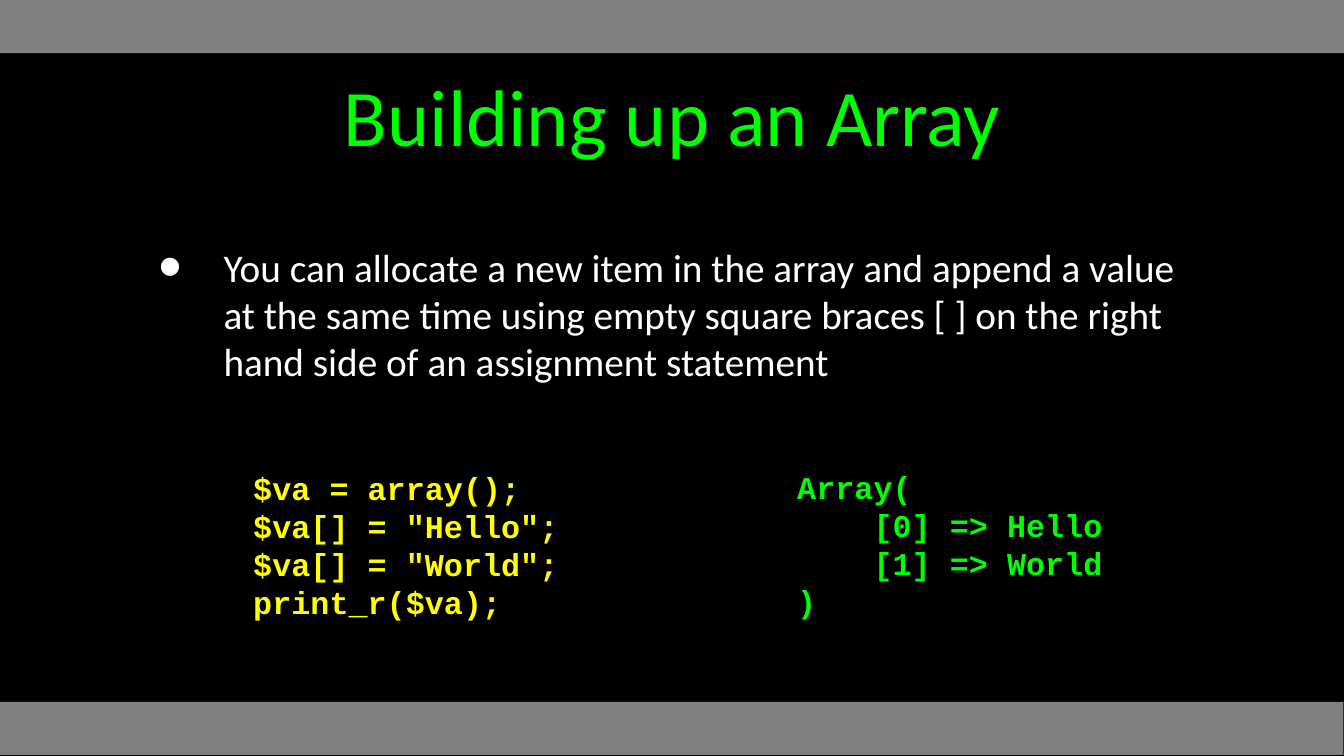
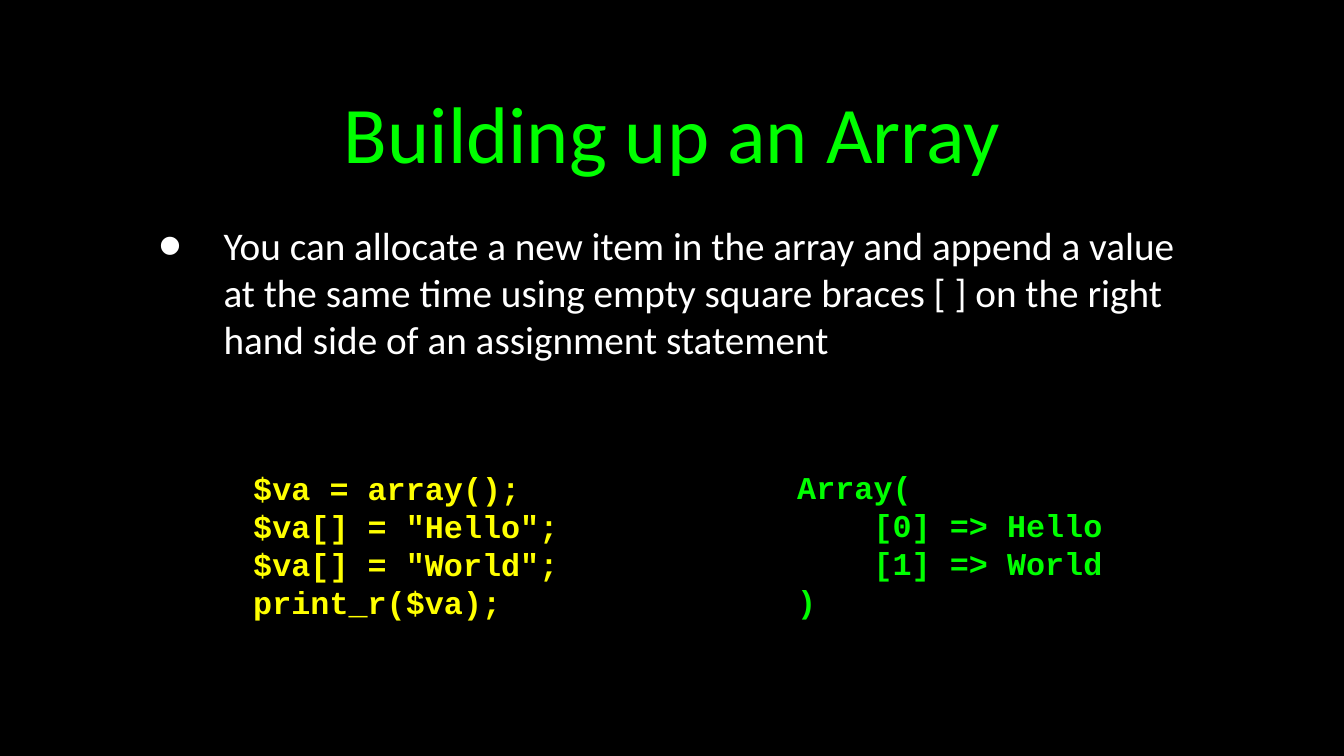
Before and after one commit to csev/wa4e, a slide deck: slide 7 of lectures/PHP-04-Arrays.ppt. Drawn at 1344x756 pixels with LibreOffice and Linux fonts; fonts in the diff are those of the drawing. Boxes give left, top, right and bottom in pixels: in the first picture for what was removed or moved away, otherwise in the second. Text is boxed around its words. In the diff, an @@ line names an element or a change of style, - is before the commit and + after.

```diff
--- a/lectures/PHP-04-Arrays.ppt
+++ b/lectures/PHP-04-Arrays.ppt
@@ rectangle removed at (x1=0, y1=0, x2=1344, y2=54) @@
@@ title "Building up an Array" moved from (x1=344, y1=90, x2=1000, y2=160) to (x1=344, y1=107, x2=1000, y2=177) @@
@@ text "You can allocate a new ..." at (x1=224, y1=232, x2=1174, y2=361): vertical alignment middle to top @@
@@ rectangle at (x1=0, y1=702, x2=1344, y2=755): fill #808080 to #000000 @@
```
Also in this commit, not shown: 28 other slides changed, 1 other file.
